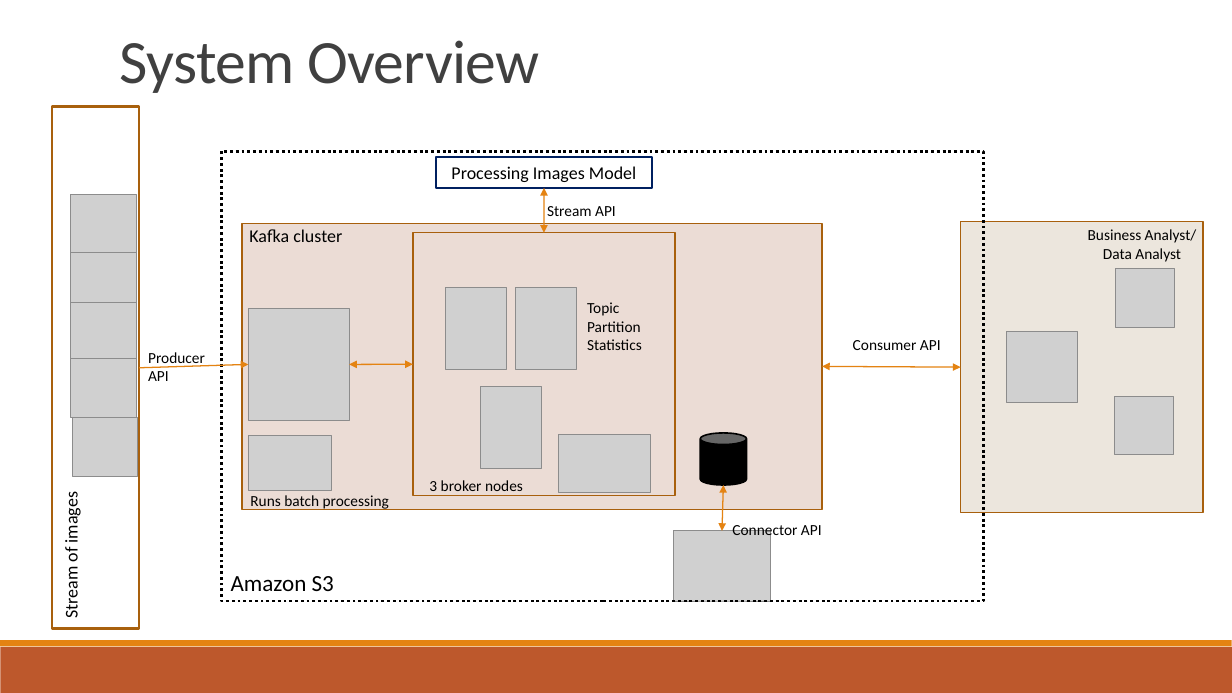
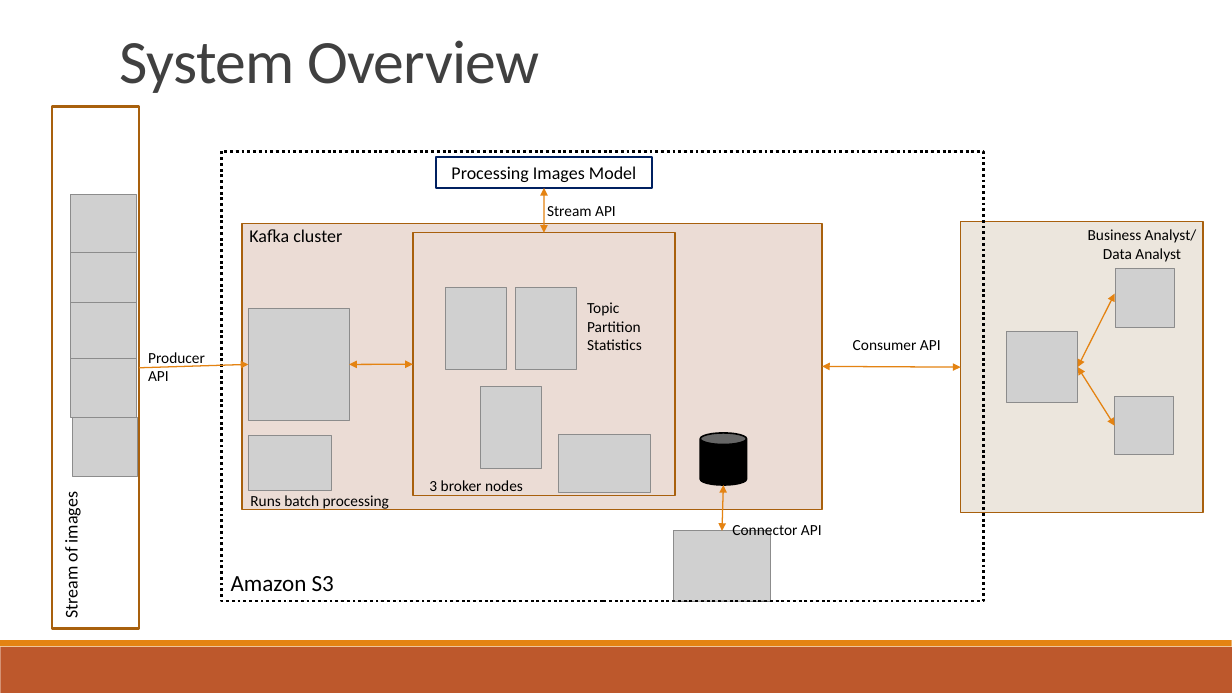
Before and after one commit to Liyenz/DSAID_Data_Engineering_Test, a slide deck: slide 5 of System Design/kafka_system.pptx. Drawn at 1232x693 pixels with LibreOffice and Linux fonts; fonts in the diff are those of the drawing; grey boxes stand for pictures. Boxes give left, top, right and bottom in pixels: in the first picture for what was removed or moved away, otherwise in the second. Text is boxed around its words. In the diff, an @@ line names an element or a change of style, - is before the commit and + after.

```diff
--- a/System Design/kafka_system.pptx
+++ b/System Design/kafka_system.pptx
@@ double arrow added from (1078, 367) to (1115, 294), #E48312 1 pt @@
@@ double arrow added from (1078, 367) to (1115, 426), #E48312 1 pt @@
```
Also in this commit, not shown: 1 other file.
